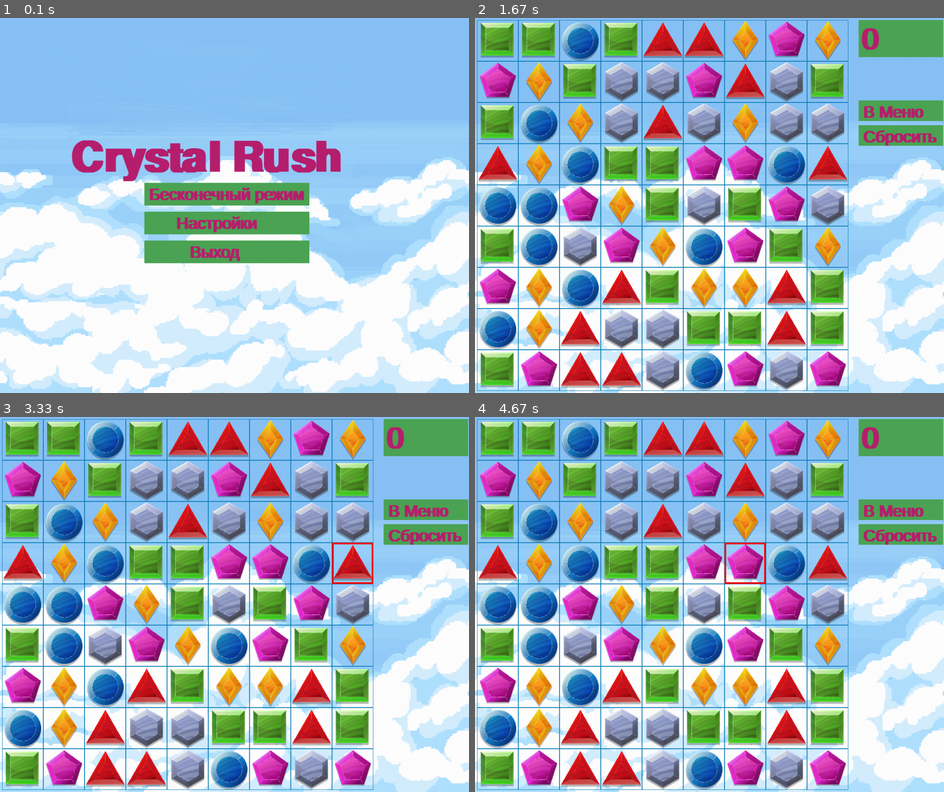
Above: before the commit, frames 1-4 (two rows, left to right).
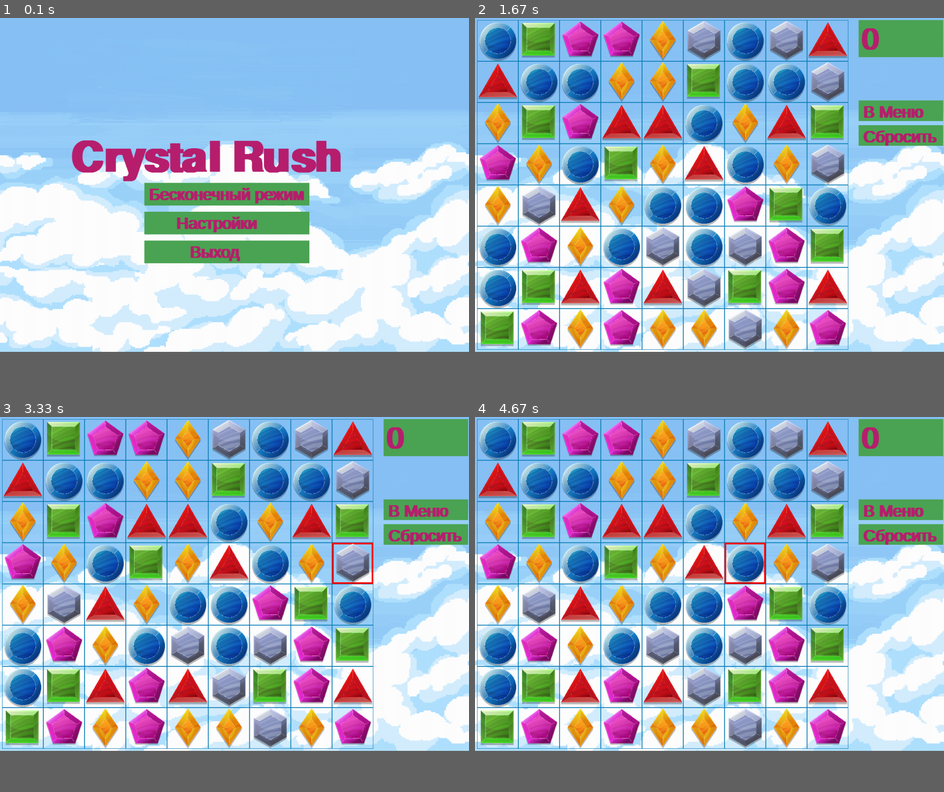
Above: after the commit, the same moments.

Repository: ArturKL/PyGameProject
Game: pygame game, started from main.py
Same seed, same stepped clock (60 frames per second), same inputs: the game is played once before the commit and once after it.
Inputs (mouse positions are in pixels of both pictures, inside the frame that each line leads up to):
- Up to frame 1 (0.1 s): no input
- Up to frame 2 (1.67 s): click (709, 183) at 0.38 s; click (901, 134) at 0.72 s; click (779, 66) at 1.05 s; click (765, 213) at 1.38 s
- Up to frame 3 (3.33 s): click (243, 473) at 1.72 s; click (234, 623) at 2.05 s; click (356, 634) at 2.38 s; click (168, 514) at 2.72 s; click (356, 555) at 3.05 s
- Up to frame 4 (4.67 s): click (854, 574) at 3.38 s; click (807, 525) at 3.72 s; click (568, 473) at 4.05 s; click (728, 570) at 4.38 s
In our replay, the window is 899x720 before the commit and 899x641 after it. These sizes can differ from the game's own. Grey fills any space a smaller window leaves; there, only what the larger window draws over its background counts as a difference.

The runs differ from the first frame. In frame 1, 29% of the frame differs, in the area x 0-100%, y 32-100%; in frame 2, 63%, in the area x 0-100%, y 0-100%; in frame 3, 63%; in frame 4, 63%.

Commit message:
Частицы

Diff:
--- a/main.py
+++ b/main.py
@@ -3,7 +3,7 @@
 import os
 import sys
 pygame.init()
-SIZE = WIDTH, HEIGHT = 1137, 910
+SIZE = WIDTH, HEIGHT = 1137, 810
 screen = pygame.display.set_mode(SIZE)
 CELL_SIZE = 100
 WHITE = pygame.Color('white')
@@ -19,6 +19,7 @@
 TEXTLCOLOR = (184, 32, 111)
 BUTTONCOLOR = (76, 165, 85)
 SCORE = 0
+GRAVITY = 0.5
 CRYSTALBREAKSOUND = pygame.mixer.Sound('data\sound.wav')
 CRYSTALBREAKSOUND.set_volume(0.2)
 pygame.mixer.music.load('data\music.mp3')
@@ -218,8 +219,11 @@
         for cell in self.find_three_in_row(True):
             x, y = cell
             DeleteCrystal(x, y)
+            if self.board[x][y] != 0:
+                create_particles((x * CELL_SIZE + 50, y * CELL_SIZE + 50), self.board[x][y])
             self.board[x][y] = 0
         pygame.sprite.groupcollide(c_sprites, del_c, True, True)
+
         self.board_gravity()
 
     def board_gravity(self):
@@ -285,6 +289,7 @@
 buttons = pygame.sprite.Group()
 move_point = pygame.sprite.GroupSingle()
 background = pygame.sprite.GroupSingle()
+particles = pygame.sprite.Group()
 
 
 class BackGround(pygame.sprite.Sprite):
@@ -317,12 +322,45 @@
                 self.rect.move_ip(0, -MOVESPEED)
             else:
                 self.target = None
-        elif self.rect.y <= 8 * CELL_SIZE and not IS_MOVING:
+        elif self.rect.y <= 7 * CELL_SIZE and not IS_MOVING:
             global move_point
             c_under = MovePoint(self.rect.left, self.rect.top)
             if not pygame.sprite.spritecollideany(c_under, c_sprites):
                 self.rect.move_ip(0, MOVESPEED)
             move_point.empty()
+
+
+screen_rect = (0, 0, WIDTH, HEIGHT)
+
+
+class Particle(pygame.sprite.Sprite):
+    def __init__(self, pos, dx, dy, c_type):
+        self.particle = [load_image(f'{c_type}.png')]
+        for scale in (5, 10, 20):
+            self.particle.append(pygame.transform.scale(self.particle[0], (scale, scale)))
+        self.particle.pop(0)
+        super().__init__(particles)
+        self.image = random.choice(self.particle)
+        self.rect = self.image.get_rect()
+
+        self.velocity = [dx, dy]
+        self.rect.x, self.rect.y = pos
+
+        self.gravity = GRAVITY
+
+    def update(self):
+        self.velocity[1] += self.gravity
+        self.rect.x += self.velocity[0]
+        self.rect.y += self.velocity[1]
+        if not self.rect.colliderect(screen_rect):
+            self.kill()
+
+
+def create_particles(position, c_type):
+    particle_count = 10
+    numbers = range(-5, 6)
+    for _ in range(particle_count):
+        Particle(position, random.choice(numbers), random.choice(numbers), c_type)
 
 
 class Button(pygame.sprite.Sprite):
@@ -349,15 +387,16 @@
             STARTSCREEN = True
             SETTINGS = False
         elif self.type == 'reset':
-            board = Board(9, 9)
+            board = Board(9, 8)
             SCORE = 0
         elif self.type == 'settings':
             SETTINGS = True
             STARTSCREEN = False
         elif self.type == 'plus':
             if MUSICVOLUME < 100:
-                MUSICVOLUME += 10
+                MUSICVOLUME += 110
                 pygame.mixer.music.set_volume(MUSICVOLUME / 100)
+
         elif self.type == 'minus':
             if MUSICVOLUME > 0:
                 MUSICVOLUME -= 10
@@ -379,7 +418,7 @@
         screen.blit(self.draw_score, (930, 5))
 
 
-board = Board(9, 9)
+board = Board(9, 8)
 running = True
 BackGround()
 cursor = Cursor(Crystal)
@@ -412,7 +451,7 @@
     buttons.empty()
     Button('В Меню', (930, 200), (205, 50), 'home')
     Button('Сбросить', (930, 260), (205, 50), 'reset')
-    board = Board(9, 9)
+    board = Board(9, 8)
     score = Score()
 
 
@@ -473,5 +512,7 @@
     board.render()
     buttons.draw(screen)
     c_sprites.draw(screen)
+    particles.update()
+    particles.draw(screen)
     pygame.display.flip()
     CLOCK.tick(FPS)
